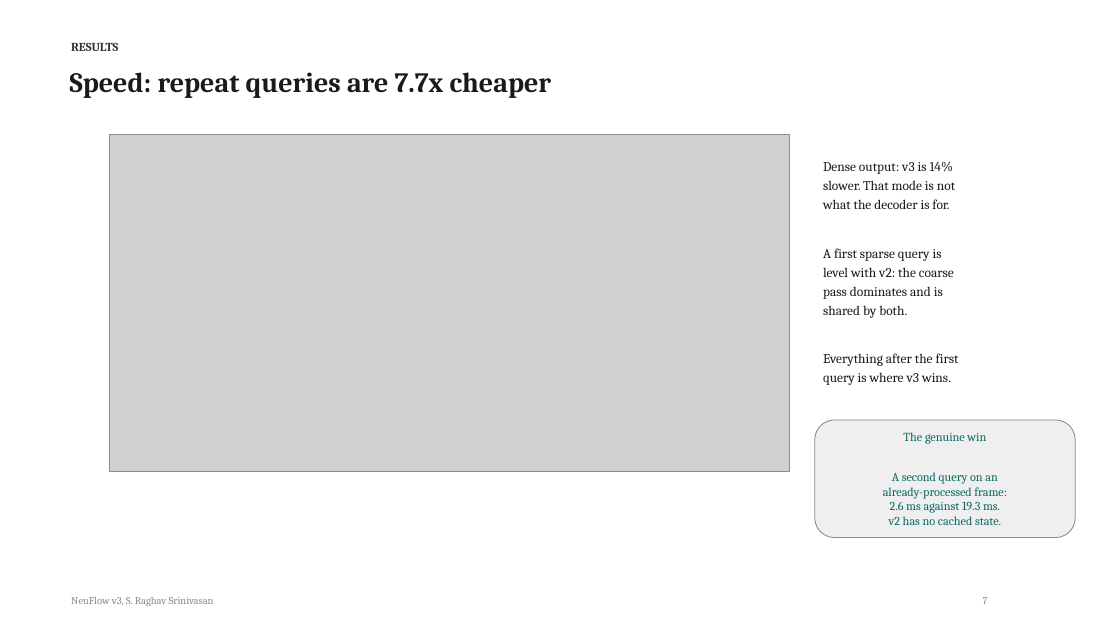
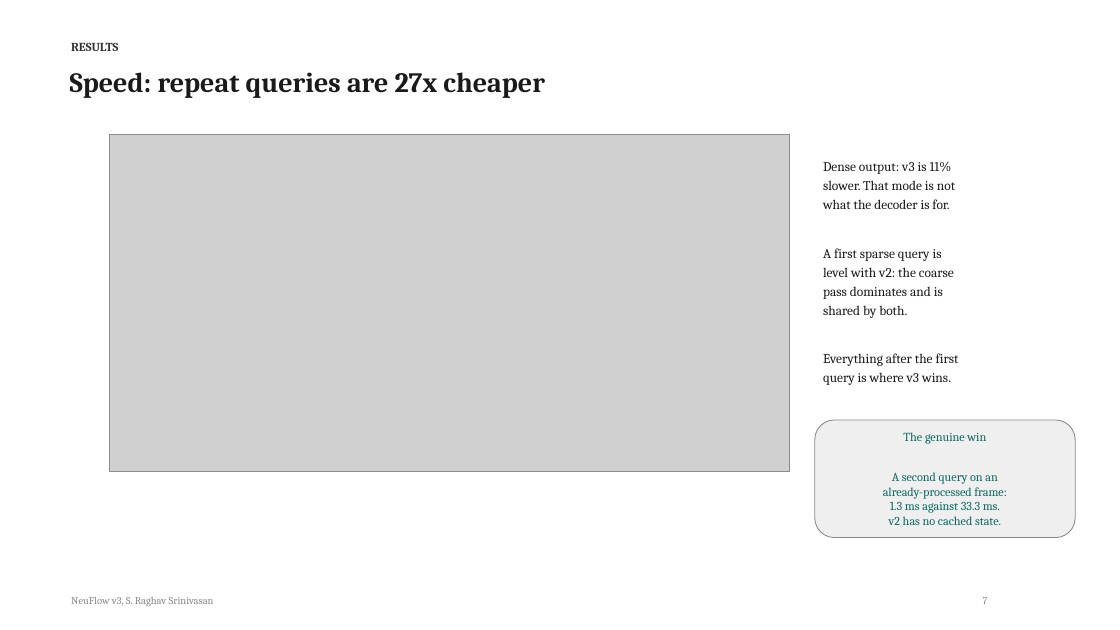
Before and after one commit to shrirag10/Neuflowv3, a slide deck: slide 7 of docs/NeuFlow_v3_status.pptx. Drawn at 1120x630 pixels with LibreOffice and Linux fonts; fonts in the diff are those of the drawing; grey boxes stand for pictures. Boxes give left, top, right and bottom in pixels: in the first picture for what was removed or moved away, otherwise in the second. Text is boxed around its words. In the diff, an @@ line names an element or a change of style, - is before the commit and + after.

```diff
--- a/docs/NeuFlow_v3_status.pptx
+++ b/docs/NeuFlow_v3_status.pptx
@@ text at (x1=70, y1=72, x2=545, y2=98): text changed @@
-Speed: repeat queries are 7.7x cheaper
+Speed: repeat queries are 27x cheaper
@@ text at (x1=823, y1=162, x2=952, y2=174): text changed @@
-Dense output: v3 is 14%
+Dense output: v3 is 11%
@@ text in rounded rectangle at (x1=890, y1=502, x2=1000, y2=513): text changed @@
-2.6 ms against 19.3 ms.
+1.3 ms against 33.3 ms.
```
Also in this commit, not shown: 10 other slides changed, 2 slides added, 1 slide removed, 11 other files.
